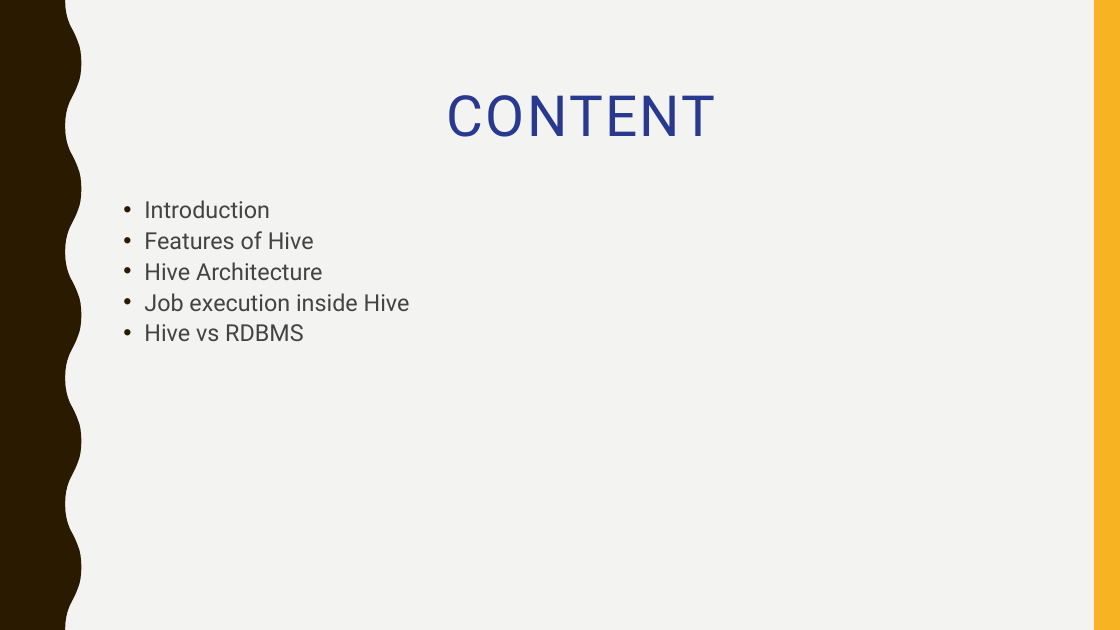
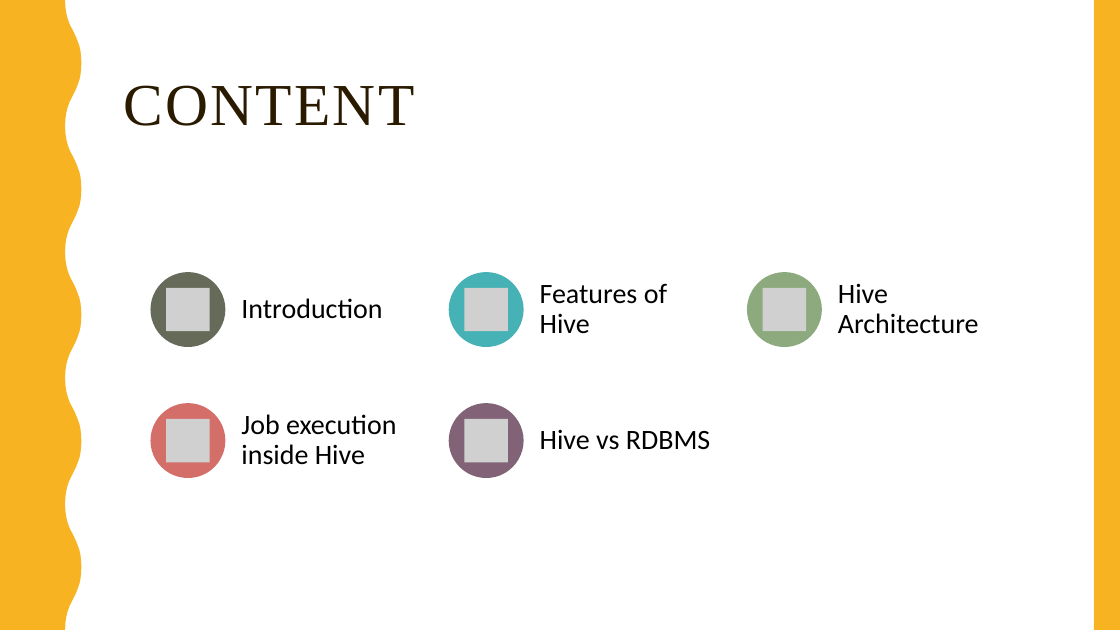
Before and after one commit to badisasairam/Hive, a slide deck: slide 3 of docs/HIVE.pptx. Drawn at 1120x630 pixels with LibreOffice and Linux fonts; fonts in the diff are those of the drawing; grey boxes stand for pictures. Boxes give left, top, right and bottom in pixels: in the first picture for what was removed or moved away, otherwise in the second. Text is boxed around its words. In the diff, an @@ line names an element or a change of style, - is before the commit and + after.

```diff
--- a/docs/HIVE.pptx
+++ b/docs/HIVE.pptx
@@ background #F3F3F2 to #FFFFFF @@
@@ rectangle added at (x1=0, y1=0, x2=1120, y2=630), fill #FFFFFF @@
@@ freeform shape added at (x1=0, y1=0, x2=82, y2=630), fill #F8B323 @@
@@ title "CONTENT" moved from (x1=447, y1=95, x2=716, y2=137) to (x1=123, y1=85, x2=414, y2=126) @@
@@ title "CONTENT" at (x1=123, y1=85, x2=414, y2=126): size 48.6 to 51 pt, font Roboto to Times New Roman, text colour #2A3990 to #2A1A00; alignment centre to left; vertical alignment top to middle @@
@@ text removed at (x1=144, y1=200, x2=410, y2=341) @@
-• Introduction
-• Features of Hive
-• Hive Architecture
-• Job execution inside Hive
-• Hive vs RDBMS
@@ group added at (x1=150, y1=272, x2=979, y2=478): 5 ellipses, 5 pictures, 5 texts @@
+Introduction
+Features of Hive
+Hive Architecture
+Job execution inside Hive
+Hive vs RDBMS
```
Also in this commit, not shown: 34 other slides changed, 1 slide added.
